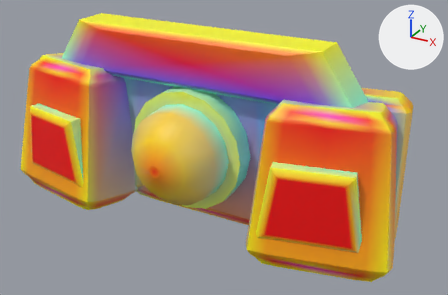
An edit to the glTF model models/parts/llm_gen_chest_armor_034_995203.glb, drawn before and after from the same camera.
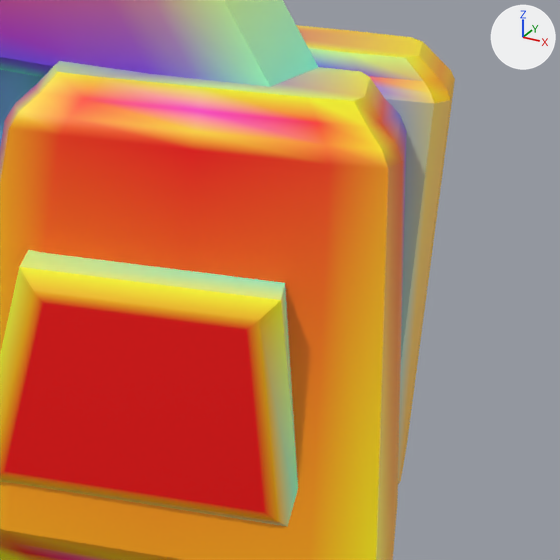
Each version is shown whole from a 50 mm lens placed at (25.7, -47.7, 23.6), pointed at (2.5, -5.5, 2.5), then close up on the part from 59% to 100% of the width and 27% to 89% of the height. Every picture has the same lights, and +X, +Y and +Z are marked at upper right. The first two pictures are the older version. Vertices at exactly the same position are counted once.

In view in the first close-up: 'adapter_pectoral_frame_r', 'adapter_sternum_collar_dark', 'collar_aero_spoiler_4_adapter_dark', 'intake_cowl_box_2_wing_white_r', 'intake_vane_fin_3_optic_cyan_r'.
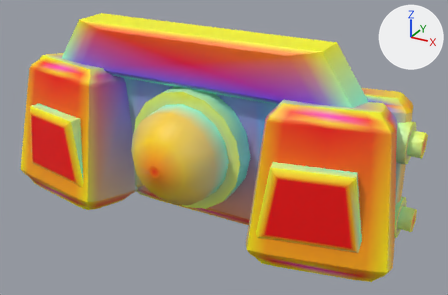
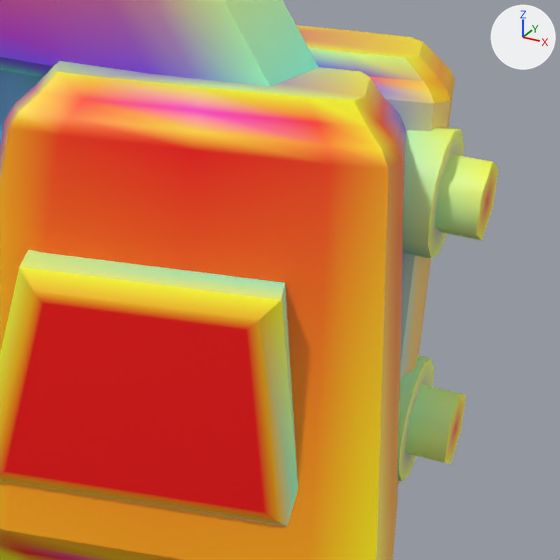
Changed parts and their boxes (x1, y1, x2, y2) in the close-ups (560 x 560 px):
'adapter_pectoral_frame_r', reshaped: before (296, 25, 455, 484); after (296, 25, 464, 484)
'adapter_chest_lock_bolts_gold_r', added: after (405, 154, 498, 464)
part 1 of me_adapter_pectoral_frame_r, added: after (398, 355, 434, 481)
part 2 of me_adapter_pectoral_frame_r, added: after (403, 127, 464, 258)
part 3 of me_adapter_pectoral_frame_r, edited (looks the same): (398, 81, 455, 482) in both

What changed in the scene script:
```text
Change me_adapter_pectoral_frame_r:
    used by ob_adapter_pectoral_frame_r; location = (0.0, 0.0, 0.0)
    remove me_adapter_pectoral_frame_r.from_pydata(...)  # 114 vertices, 224 faces; spans x 5.2..17.2, y -6.43..-0.17, z -4.01..8.41
    add me_adapter_pectoral_frame_r.from_pydata(...)  # 166 vertices, 320 faces; spans x 5.2..17.3, y -6.43..-0.17, z -4.01..8.41
    me_adapter_pectoral_frame_r part 1: a new loose piece, a 12-sided cylinder along x spanning x 14.7..17.3, y -5.05..-1.75, z -2.85..0.45, in mat_defaultmaterial_001
    me_adapter_pectoral_frame_r part 2: a new loose piece, a 12-sided cylinder along x spanning x 14.7..17.3, y -5.05..-1.75, z 3.55..6.85, in mat_defaultmaterial_001
    me_adapter_pectoral_frame_r part 3: 4 kept faces spanning x 16.62..17.2, y -4.54..-0.64, z -3.04..7.5 get new vertex colours; the middle colour goes from yellow #ffc200 to yellow #f8c242
Add me_adapter_chest_lock_bolts_gold_r:
    me_adapter_chest_lock_bolts_gold_r.from_pydata(...)  # a 6-sided cylinder along x spanning x 14.7..18.3, y -4.31..-2.49, z -2.25..-0.15; a 6-sided cylinder along x spanning x 14.7..18.3, y -4.31..-2.49, z 4.15..6.25
    me_adapter_chest_lock_bolts_gold_r.materials.append(mat_defaultmaterial_002)
Add ob_adapter_chest_lock_bolts_gold_r:
    ob_adapter_chest_lock_bolts_gold_r = bpy.data.objects.new('adapter_chest_lock_bolts_gold_r', me_adapter_chest_lock_bolts_gold_r)
    ob_adapter_chest_lock_bolts_gold_r.location = (0.0, 0.0, 0.0)
```
